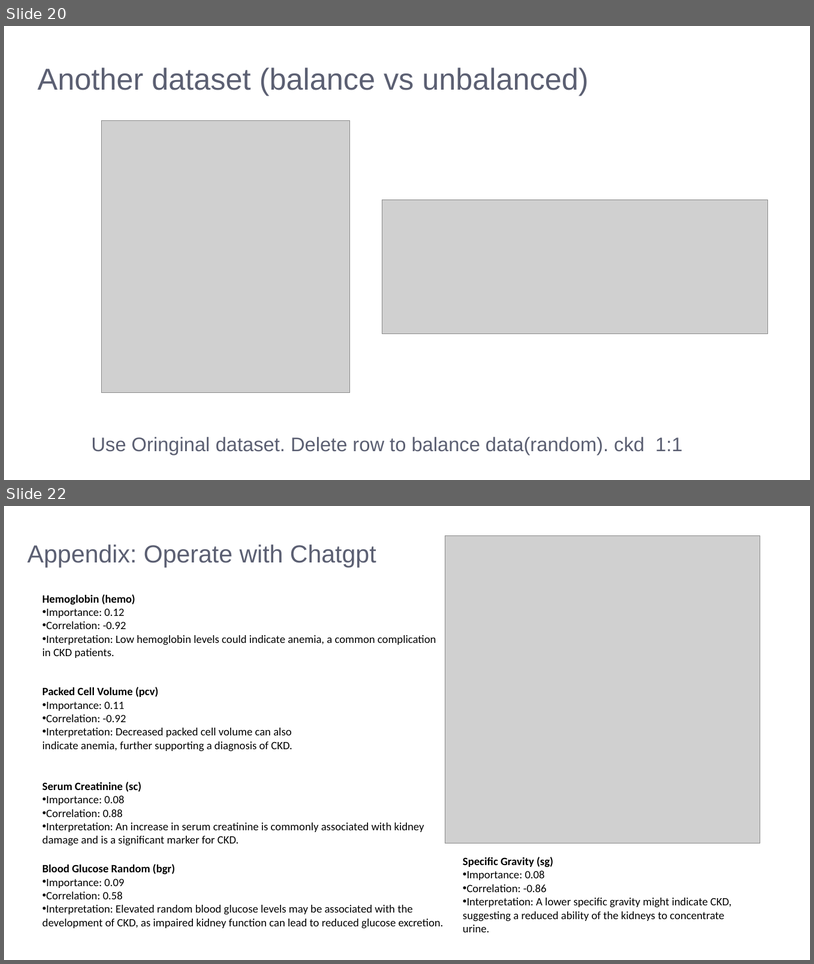
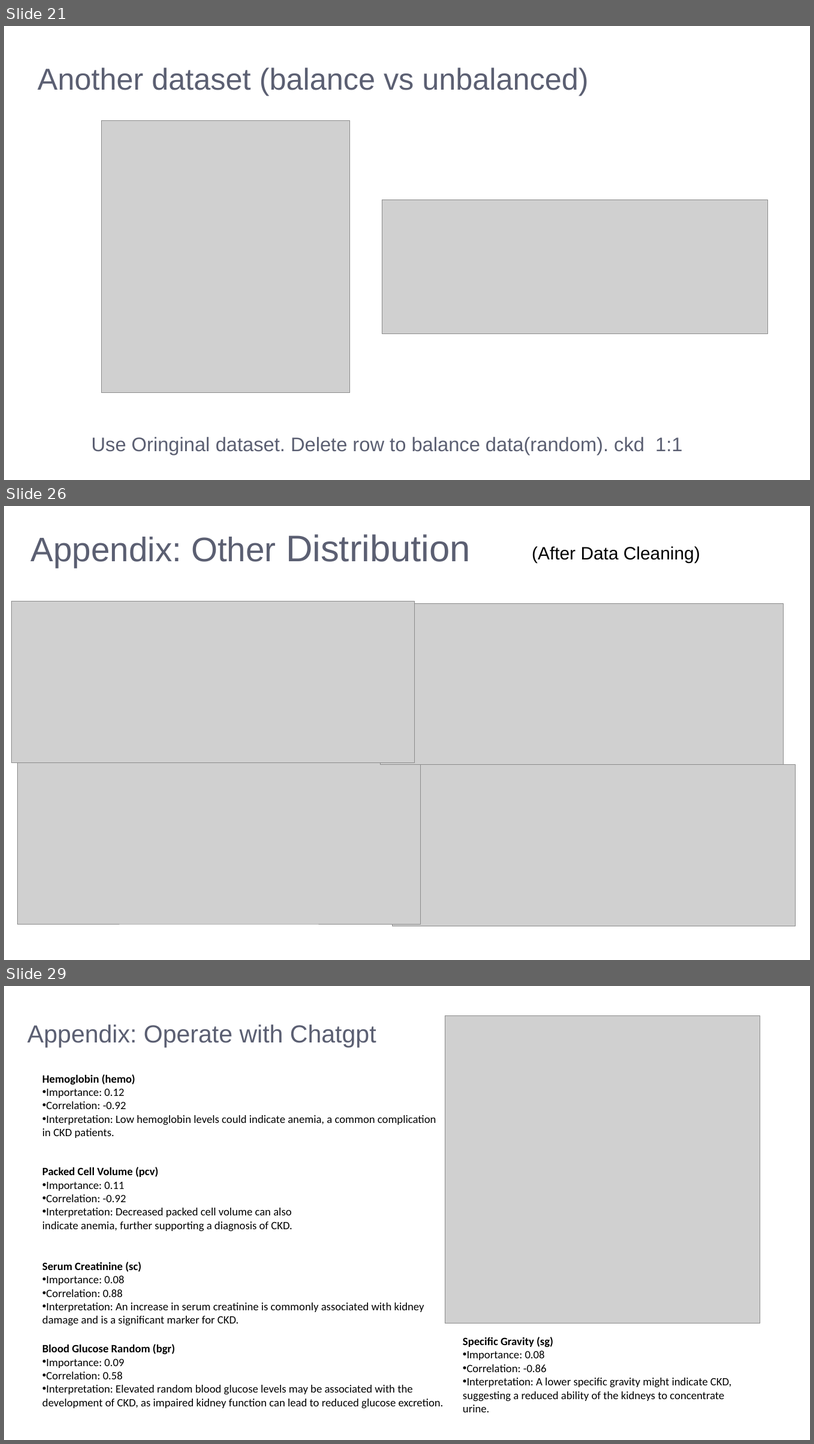
Before and after one commit to LeeMoofon0222/Vizuro_Intern, a slide deck: ckd_process/kidney_disease.pptx. Shown one above the other, each under a label of ours: slides 20 and 22 before the commit, slides 21, 26 and 29 after it; the slides between them are not shown. The pictures are 814x964 and 814x1444 pixels, drawn with LibreOffice and Linux fonts; fonts in the diff are those of the drawing; grey boxes stand for pictures; background and template pictures are left out. Boxes give left, top, right and bottom in pixels: in the first picture for what was removed or moved away, otherwise in the second. Text is boxed around its words. In the diff, an @@ line names an element or a change of style, - is before the commit and + after.

```diff
--- a/ckd_process/kidney_disease.pptx
+++ b/ckd_process/kidney_disease.pptx
@@ slide 26 added at [4,506,810,960], background picture (left out) @@
@@ freeform shape added at [4,506,810,960], fill #FFFFFF at 75% opacity @@
@@ text added at [31,534,471,567], 60.8 pt, text #5B5F72 @@
+Appendix: Other Distribution
@@ text added at [532,546,701,563], 32 pt, text #000000 @@
+(After Data Cleaning)
@@ picture added at [11,601,414,762] @@
@@ picture added at [380,603,783,765] @@
@@ picture added at [206,652,609,813] @@
@@ picture added at [17,762,420,924] @@
@@ picture added at [392,765,795,926] @@
@@ what was slide 20 is now slide 21 @@
@@ what was slide 22 is now slide 29 @@
```
Also in this commit, not shown: 2 slides changed, 8 other slides added, 2 slides removed, 23 other files.
